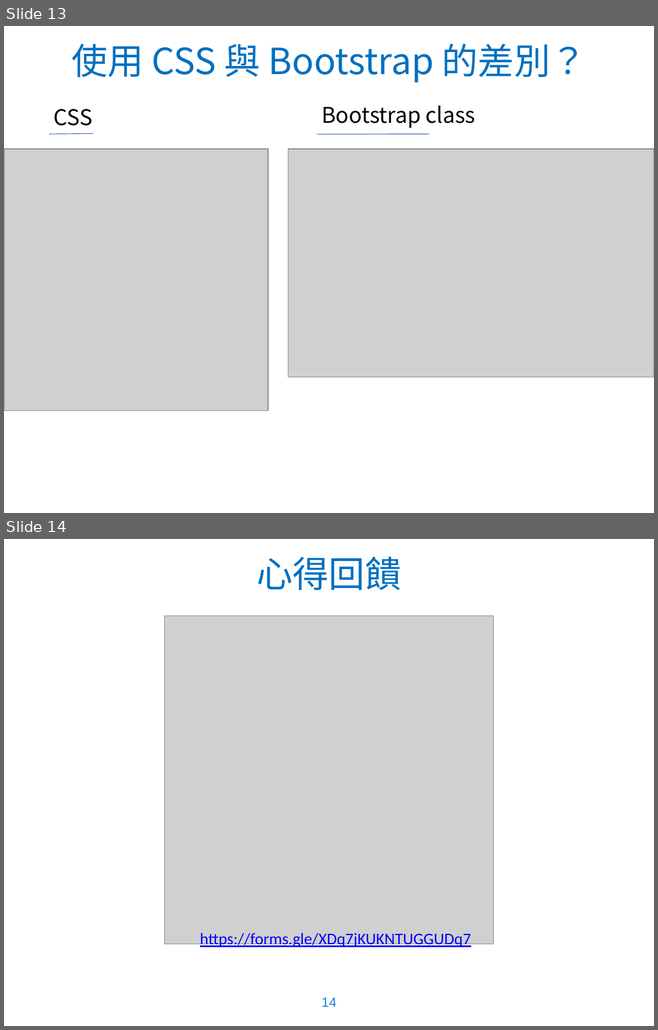
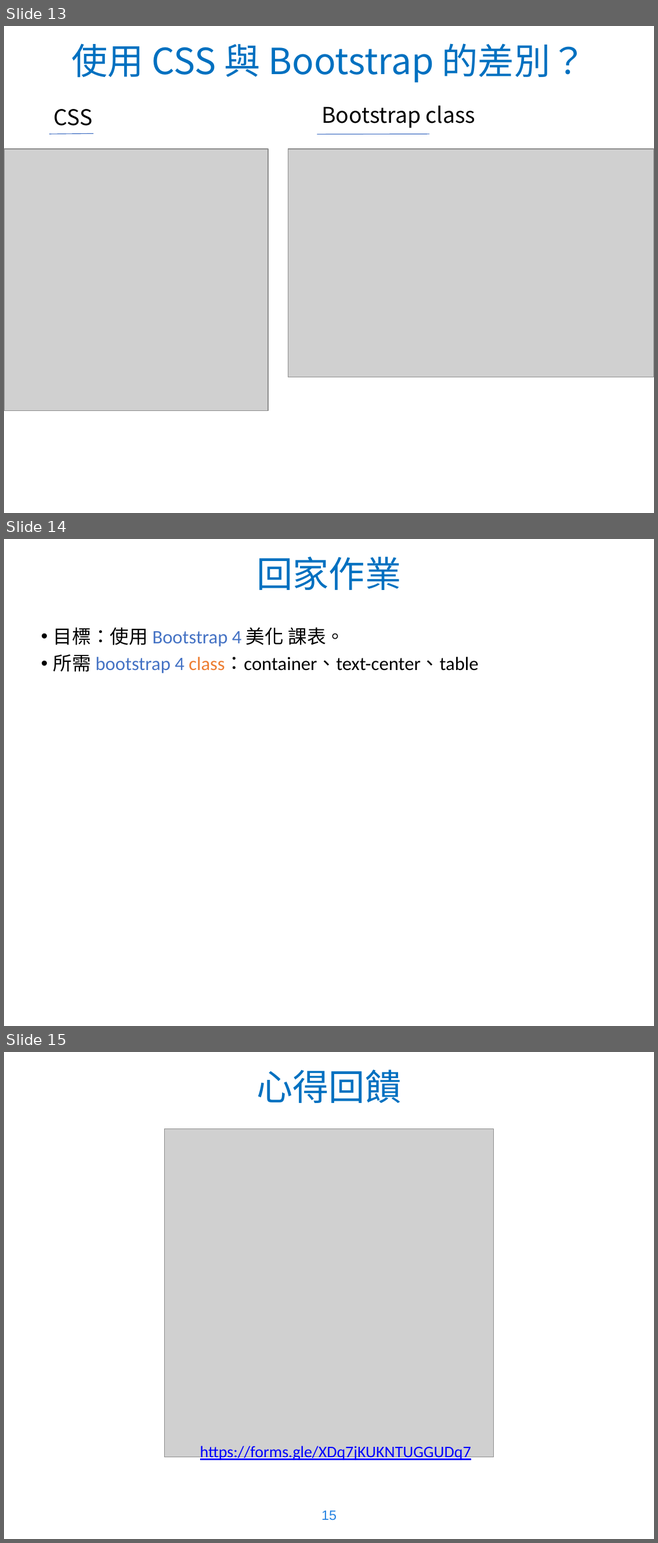
Before and after one commit to WaRTanKE7/WebClubData, a slide deck: 教學簡報/Bootstrap 4.pptx. Shown one above the other, each under a label of ours: slides 13 and 14 before the commit, slides 13, 14 and 15 after it. The pictures are 658x1030 and 658x1543 pixels, drawn with LibreOffice and Linux fonts; fonts in the diff are those of the drawing; grey boxes stand for pictures; background and template pictures are left out. Boxes give left, top, right and bottom in pixels: in the first picture for what was removed or moved away, otherwise in the second. Text is boxed around its words. In the diff, an @@ line names an element or a change of style, - is before the commit and + after.

Commit message:
ppt update and ex code update

```diff
--- a/教學簡報/Bootstrap 4.pptx
+++ b/教學簡報/Bootstrap 4.pptx
@@ slide 14 added at [4, 539, 654, 1026], background picture (left out) @@
@@ title added at [257, 556, 401, 590], 40 pt, text #0070C0 @@
+回家作業
@@ text added at [53, 627, 478, 674], 21 pt, text #000000 @@
+• 目標：使用 Bootstrap 4 美化 課表。
+• 所需 bootstrap 4 class：container、text-center、table
@@ what was slide 14 is now slide 15 @@
@@ page number at [321, 1511, 336, 1521]: text changed @@
-14
+15
```
Also in this commit, not shown: 2 slides changed, 3 other files.
